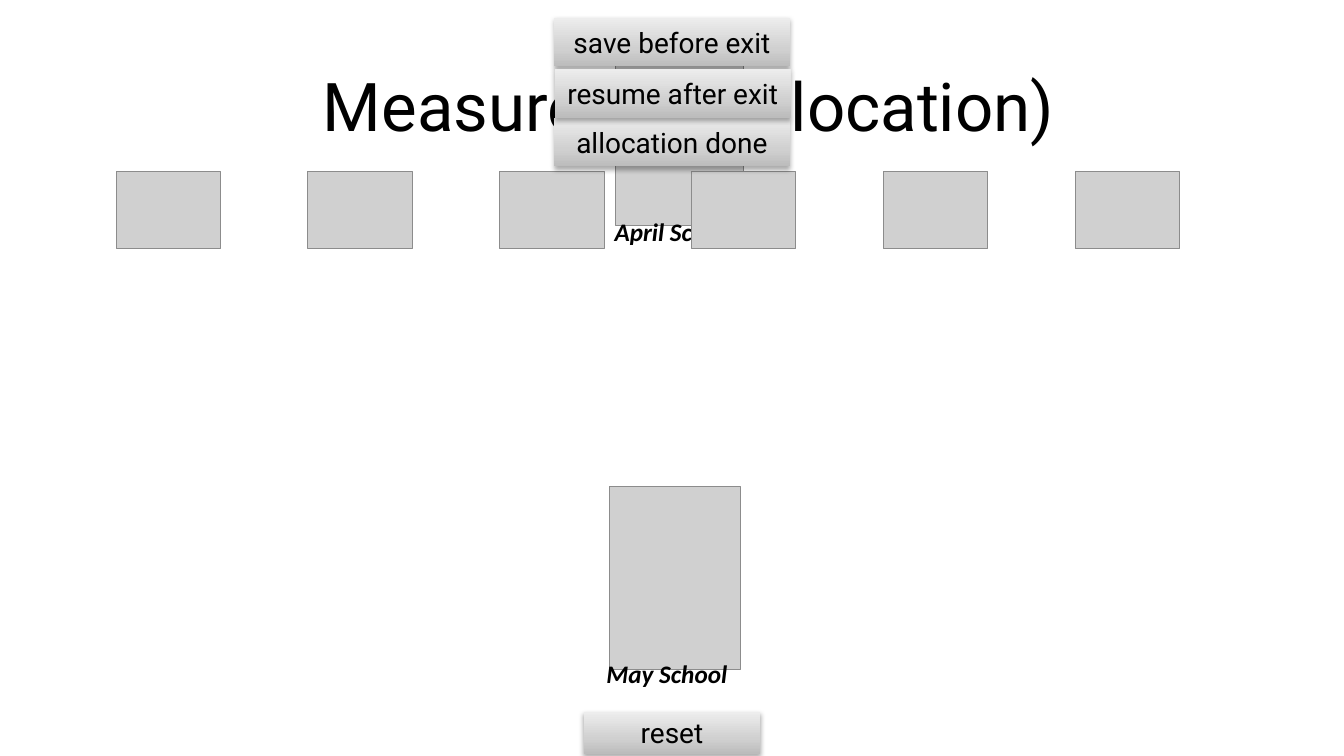
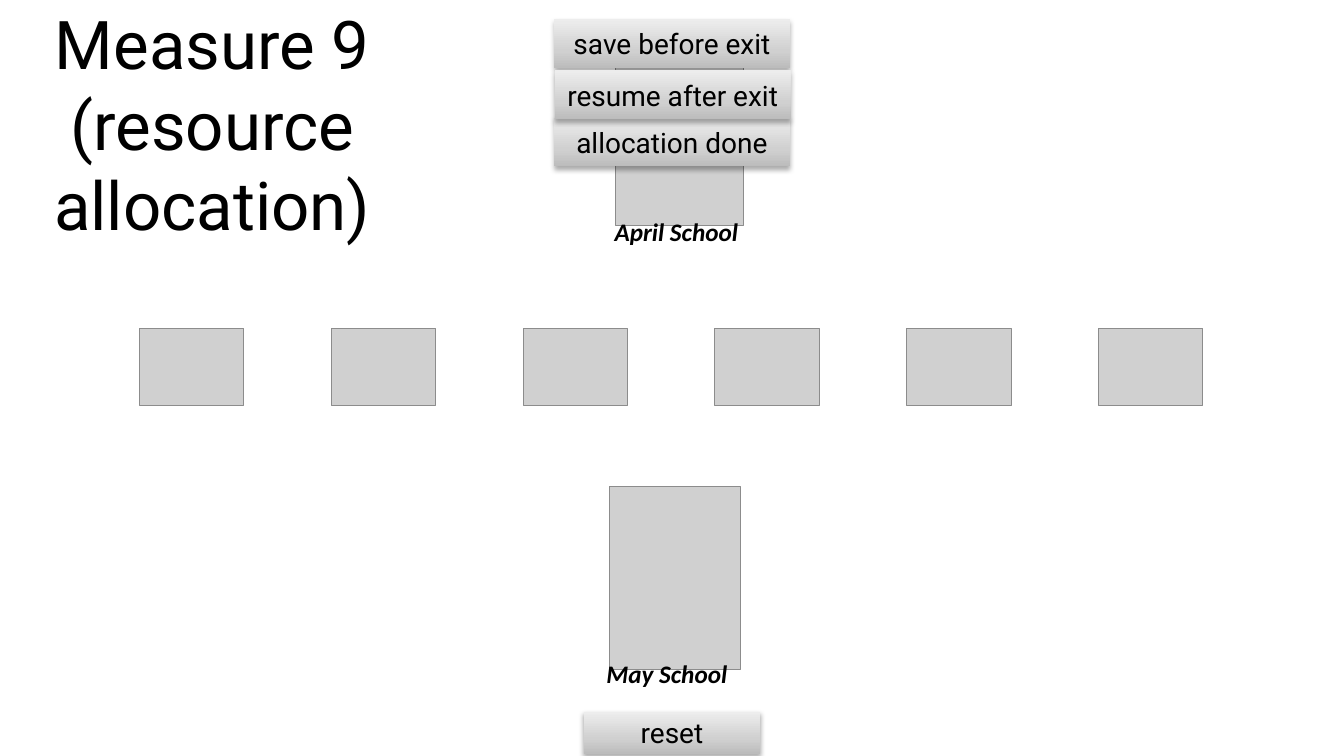
Before and after one commit to mariannazhang/PowerPoint-auto-coding, a slide deck: slide 22 of stimuli.pptm. Drawn at 1344x756 pixels with LibreOffice and Linux fonts; fonts in the diff are those of the drawing; grey boxes stand for pictures. Boxes give left, top, right and bottom in pixels: in the first picture for what was removed or moved away, otherwise in the second. Text is boxed around its words. In the diff, an @@ line names an element or a change of style, - is before the commit and + after.

```diff
--- a/stimuli.pptm
+++ b/stimuli.pptm
@@ text at <box>54,20,370,245</box>: text changed @@
-Measure 10 ((allocation)
+Measure 9 (resource allocation)
@@ 6 pictures: place and size @@
-6 pictures at <box>116,171,1181,249</box>
+6 pictures at <box>139,328,1204,405</box>
```
Also in this commit, not shown: 2 other slides changed, 2 other files.
